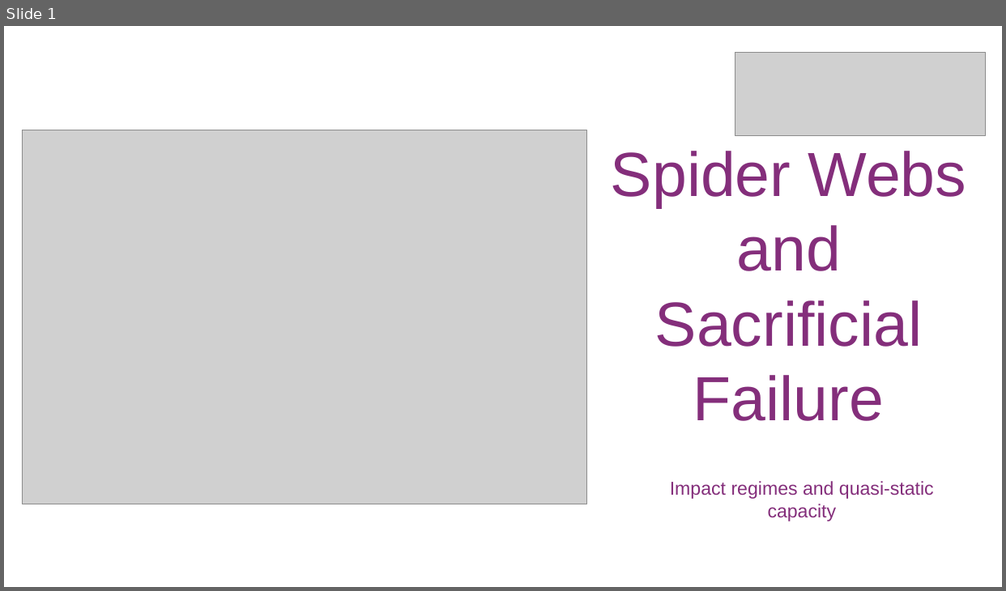
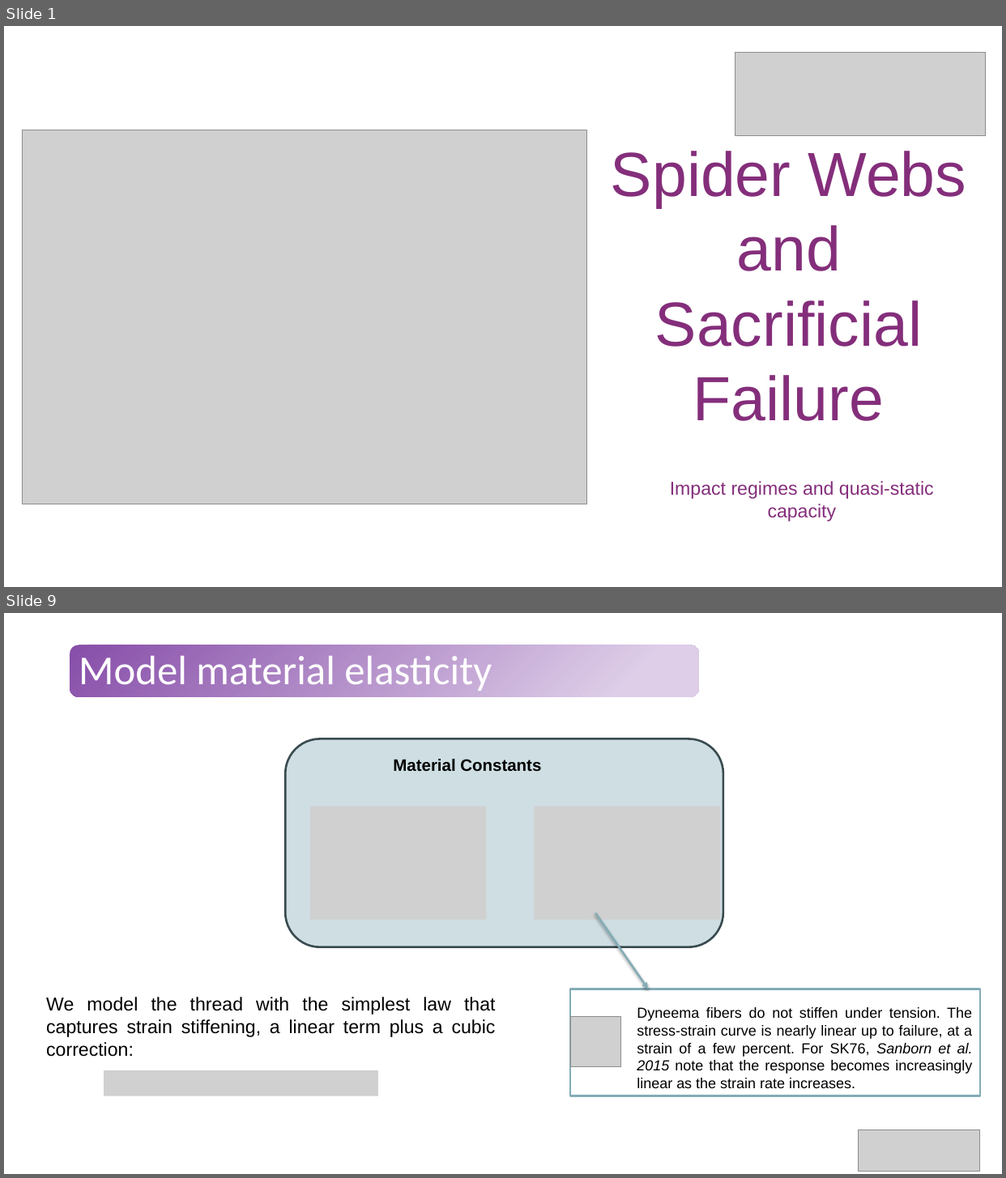
Before and after one commit to Tavi681/PoliPhysics, a slide deck: Tema 2/paper/Tema2.pptx. Shown one above the other, each under a label of ours: slide 1 before the commit, slides 1 and 9 after it; the slides between them are not shown. The pictures are 1006x591 and 1006x1178 pixels, drawn with LibreOffice and Linux fonts; fonts in the diff are those of the drawing; grey boxes stand for pictures. Boxes give left, top, right and bottom in pixels: in the first picture for what was removed or moved away, otherwise in the second. Text is boxed around its words. In the diff, an @@ line names an element or a change of style, - is before the commit and + after.

```diff
--- a/Tema 2/paper/Tema2.pptx
+++ b/Tema 2/paper/Tema2.pptx
@@ slide 9 added at bbox=[4, 613, 1002, 1174], background #FFFFFF @@
@@ rounded rectangle added at bbox=[70, 645, 699, 697], fill gradient #874EA9 to #DECEE8 @@
@@ title added at bbox=[79, 655, 492, 691], 39.6 pt, text #FFFFFF @@
+Model material elasticity
@@ group added at bbox=[286, 739, 723, 947]: 2 pictures, 1 rounded rectangle, 1 text @@
+Material Constants
@@ group added at bbox=[571, 914, 981, 1097]: 1 rectangle, 1 text, 1 picture, 1 arrow @@
+Dyneema fibers do not stiffen under tension. The stress-strain curve is nearly linear up to failure, at a strain of a few percent. For SK76, Sanborn et al. 2015 note that the response becomes increasingly linear as the strain rate increases.
@@ text added at bbox=[46, 997, 496, 1057], 18 pt, text #000000 @@
+We model the thread with the simplest law that captures strain stiffening, a linear term plus a cubic correction:
@@ picture added at bbox=[104, 1071, 378, 1097] @@
@@ picture added at bbox=[859, 1131, 980, 1171] @@
```
Also in this commit, not shown: 10 slides changed, 11 other slides added, 2 slides removed.
